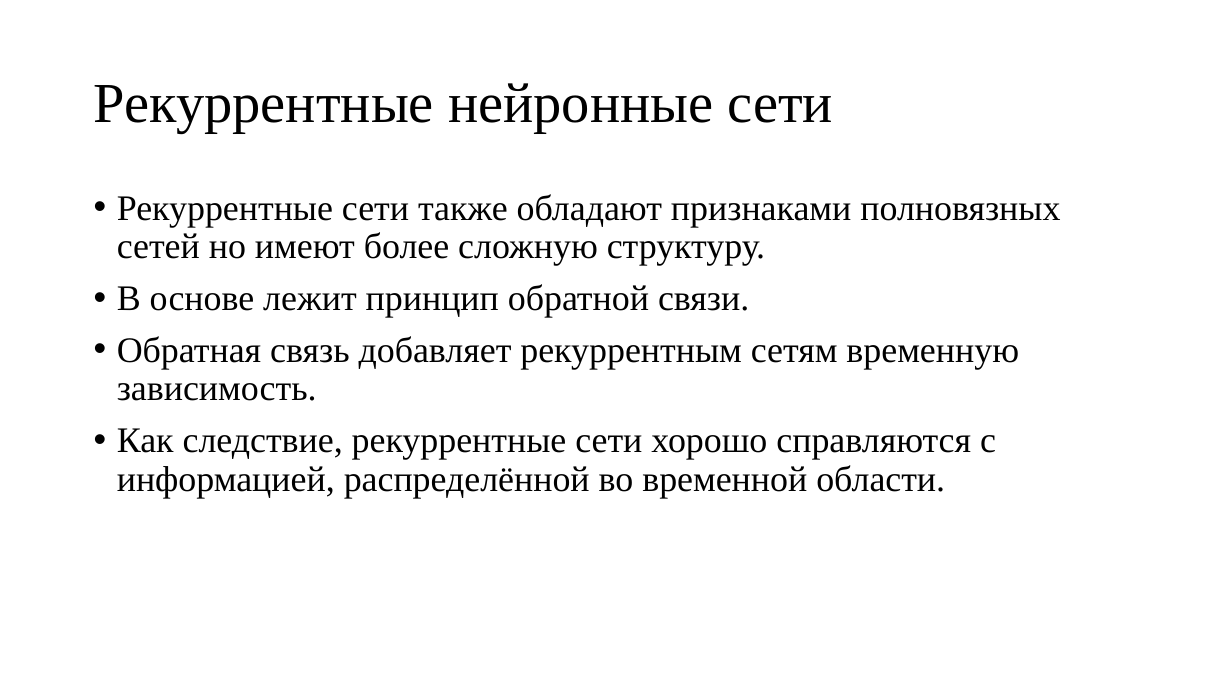
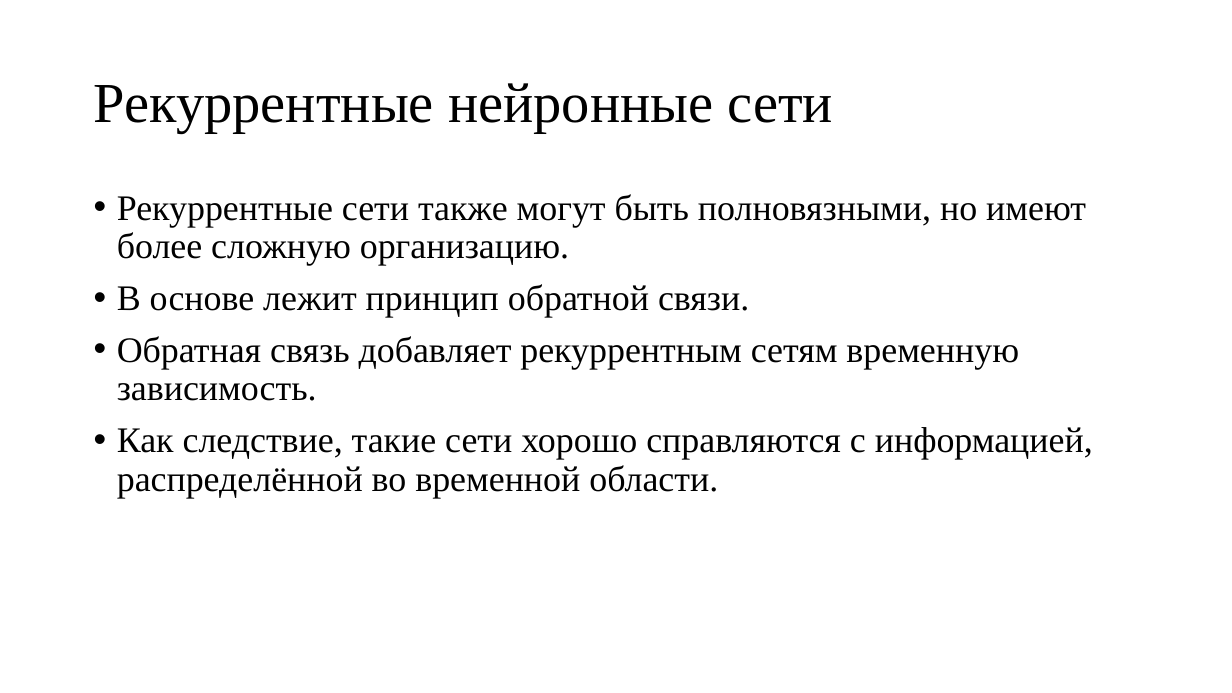
Before and after one commit to sven4500/masters-diploma, a slide deck: slide 3 of Презентация/Пезентация.ppt. Drawn at 1232x693 pixels with LibreOffice and Linux fonts; fonts in the diff are those of the drawing. Boxes give left, top, right and bottom in pixels: in the first picture for what was removed or moved away, otherwise in the second. Text is boxed around its words. In the diff, an @@ line names an element or a change of style, - is before the commit and + after.

```diff
--- a/Презентация/Пезентация.ppt
+++ b/Презентация/Пезентация.ppt
@@ text at (x1=117, y1=194, x2=1086, y2=266): text changed @@
-• Рекуррентные сети также обладают признаками полновязных сетей но имеют более сложную структуру.
+• Рекуррентные сети также могут быть полновязными, но имеют более сложную организацию.
@@ text at (x1=117, y1=427, x2=1093, y2=498): text changed @@
-• Как следствие, рекуррентные сети хорошо справляются с информацией, распределённой во временной области.
+• Как следствие, такие сети хорошо справляются с информацией, распределённой во временной области.
```
Also in this commit, not shown: 12 other slides changed, 2 slides added, 6 slides removed.
